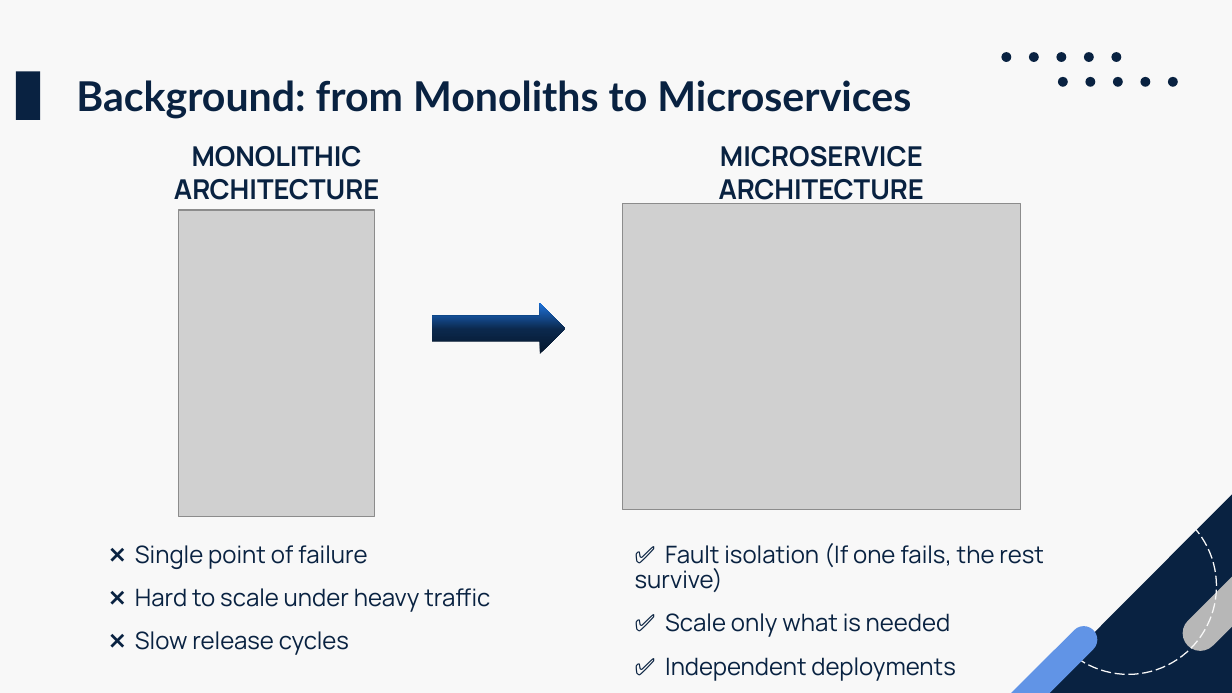
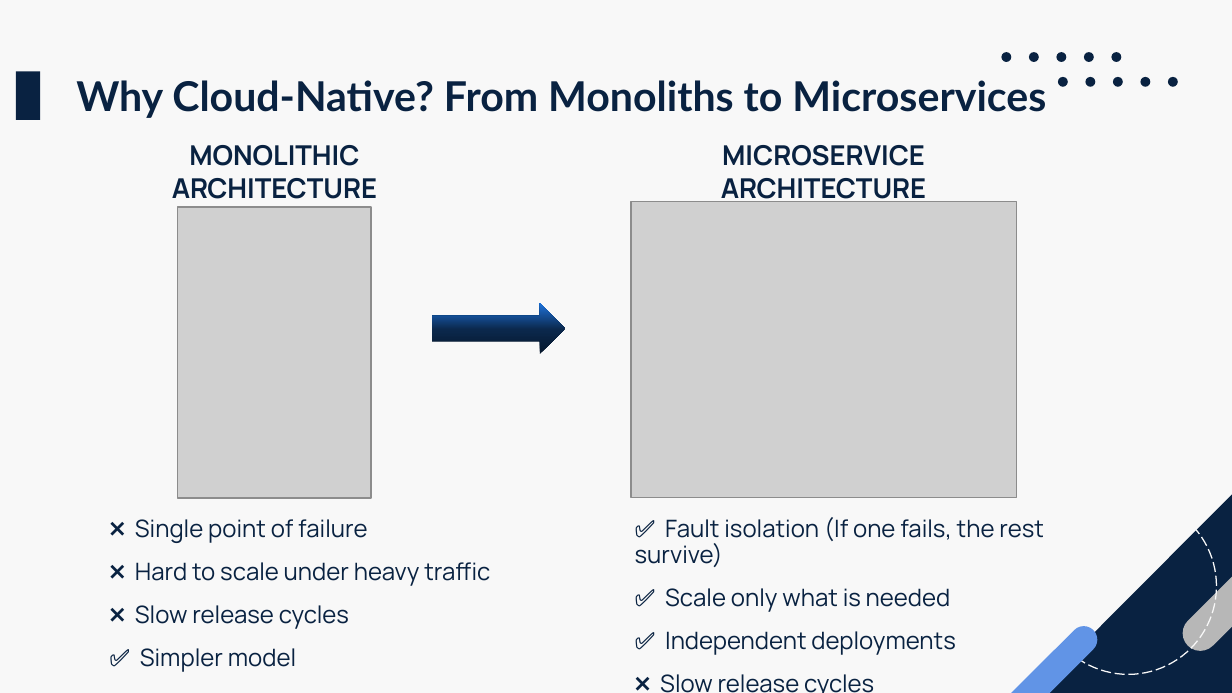
Before and after one commit to fede-palazz/smart-travel, a slide deck: slide 8 of thesis/presentation.pptx (slide 2 before the commit). Drawn at 1232x693 pixels with LibreOffice and Linux fonts; fonts in the diff are those of the drawing; grey boxes stand for pictures. Boxes give left, top, right and bottom in pixels: in the first picture for what was removed or moved away, otherwise in the second. Text is boxed around its words. In the diff, an @@ line names an element or a change of style, - is before the commit and + after.

```diff
--- a/thesis/presentation.pptx
+++ b/thesis/presentation.pptx
@@ text at box(76, 80, 1046, 118): text changed @@
-Background: from Monoliths to Microservices
+Why Cloud-Native? From Monoliths to Microservices
@@ picture: place and size @@
-picture at box(179, 209, 375, 516)
+picture at box(177, 207, 371, 498)
@@ picture: place and size @@
-picture at box(622, 203, 1020, 510)
+picture at box(631, 201, 1016, 498)
@@ text "❌ Single point of failure": place and size @@
-text "❌ Single point of failure" at box(135, 545, 490, 655)
+text "❌ Single point of failure" at box(135, 519, 490, 672)
@@ text "✅ Fault isolation (If one ...": place and size @@
-text "✅ Fault isolation (If one ..." at box(635, 543, 1044, 681)
+text "✅ Fault isolation (If one ..." at box(635, 517, 1044, 693)
@@ text at box(140, 648, 296, 672): paragraph added @@
+✅ Simpler model
@@ text at box(660, 674, 874, 693): paragraph added @@
+❌ Slow release cycles
```
Also in this commit, not shown: 3 other slides changed, 4 slides added.
